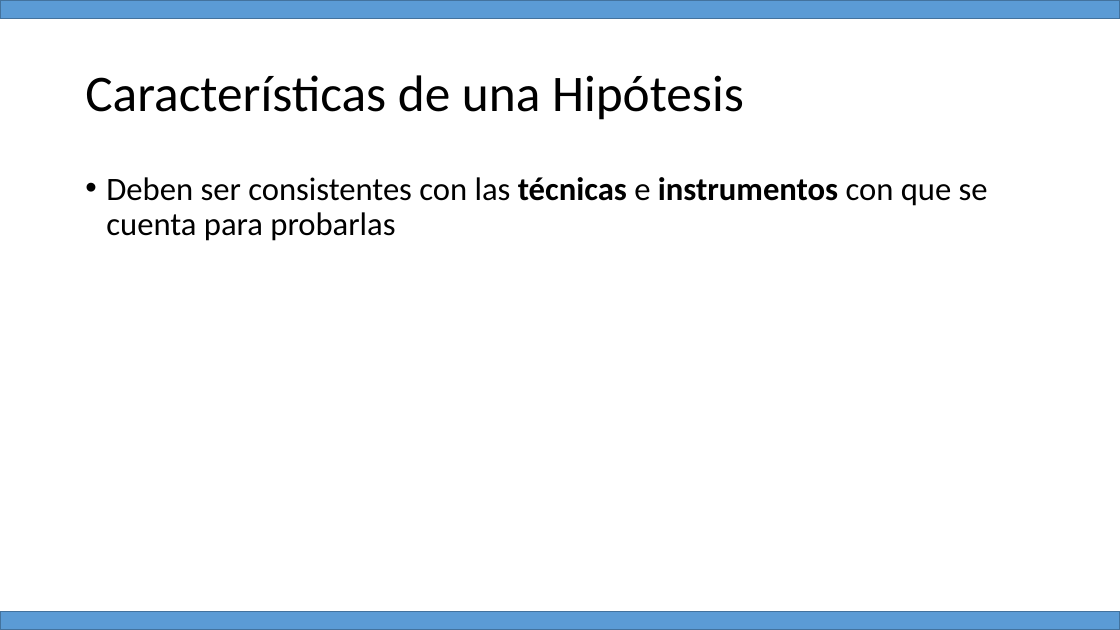
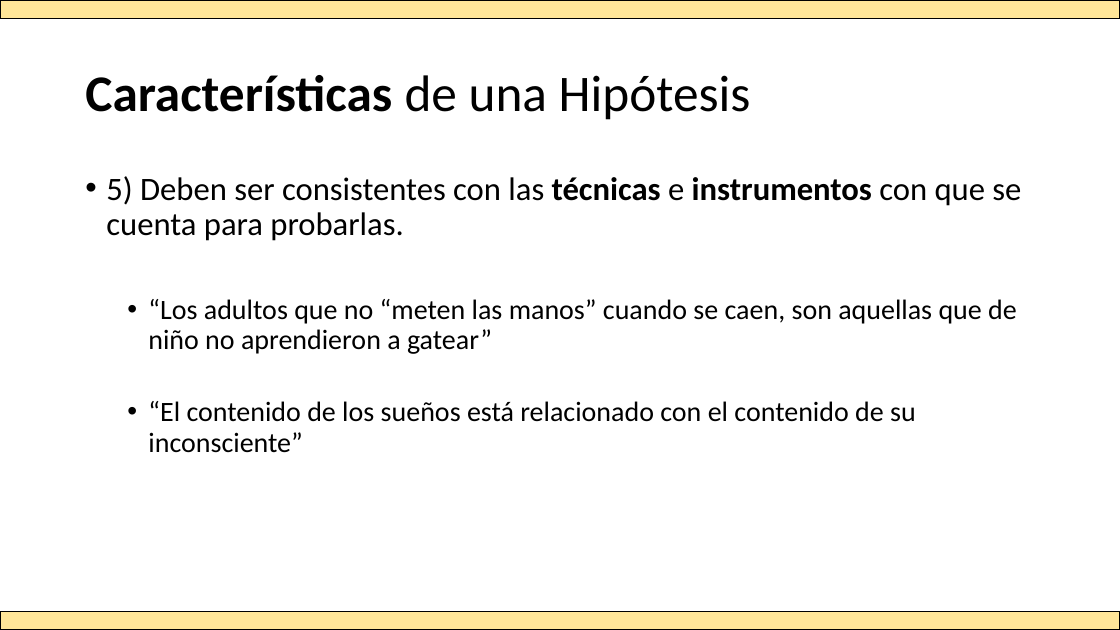
Before and after one commit to Adrifelcha/afchavez-019, a slide deck: slide 22 of JeanPiaget/ClaseMuestra/Hipotesis_Variables.pptx (slide 21 before the commit). Drawn at 1120x630 pixels with LibreOffice and Linux fonts; fonts in the diff are those of the drawing. Boxes give left, top, right and bottom in pixels: in the first picture for what was removed or moved away, otherwise in the second. Text is boxed around its words. In the diff, an @@ line names an element or a change of style, - is before the commit and + after.

```diff
--- a/JeanPiaget/ClaseMuestra/Hipotesis_Variables.pptx
+++ b/JeanPiaget/ClaseMuestra/Hipotesis_Variables.pptx
@@ rectangle at [0, 0, 1120, 18]: fill #5B9BD5 to #FFE699; outline #43739E 1 pt to #000000 1 pt @@
@@ title "Características de una Hipótesis" at [85, 75, 751, 120]: bold on in "Características" @@
@@ text at [106, 176, 1021, 453]: text changed; size 28 to 24 pt @@
-• Deben ser consistentes con las técnicas e instrumentos con que se cuenta para probarlas
+• 5) Deben ser consistentes con las técnicas e instrumentos con que se cuenta para probarlas.
+  • “Los adultos que no “meten las manos” cuando se caen, son aquellas que de niño no aprendieron a gatear”
+  • “El contenido de los sueños está relacionado con el contenido de su inconsciente”
@@ rectangle at [0, 612, 1120, 630]: fill #5B9BD5 to #FFE699; outline #43739E 1 pt to #000000 1 pt @@
```
Also in this commit, not shown: 10 other slides changed, 3 slides added, 2 slides removed.
